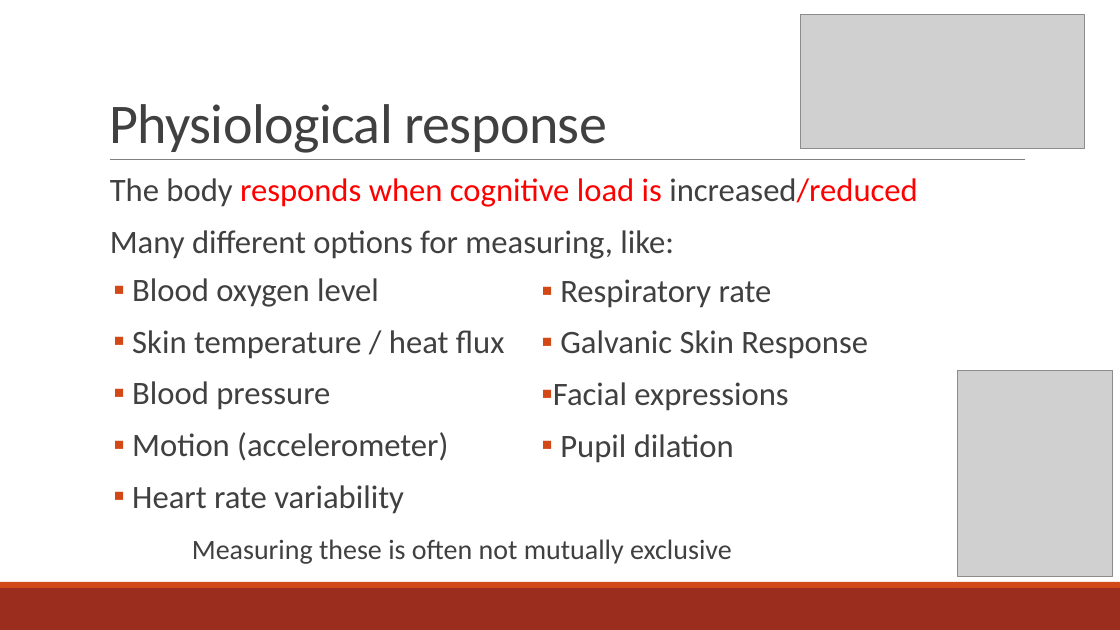
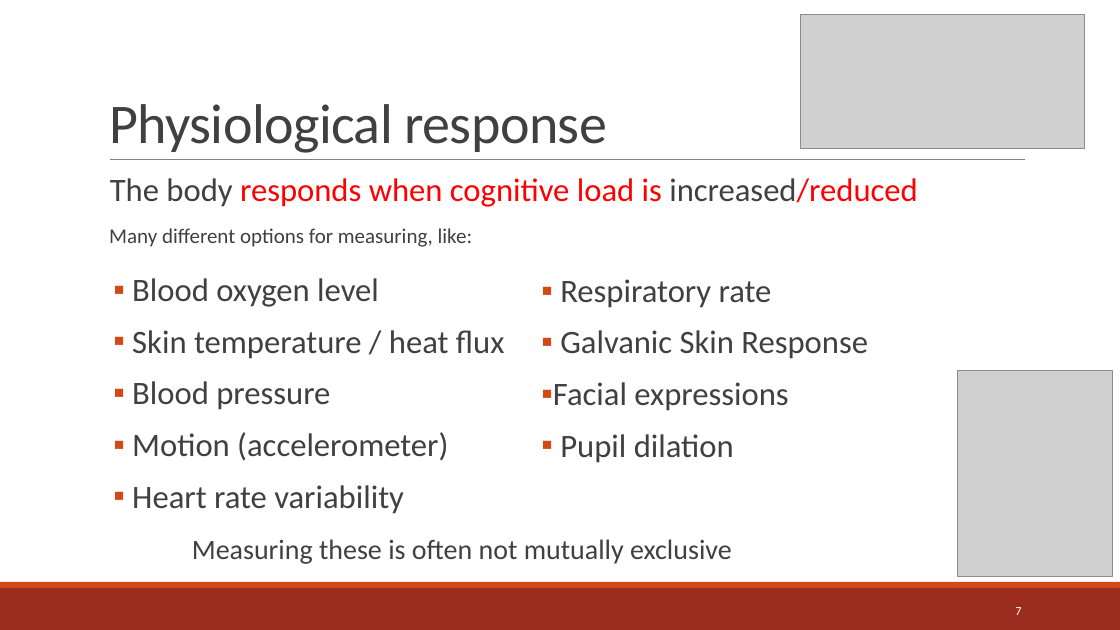
Before and after one commit to Rahazan/AI-BSc-Thesis, a slide deck: slide 7 of presentation/GSR Presentation.pptx (slide 5 before the commit). Drawn at 1120x630 pixels with LibreOffice and Linux fonts; fonts in the diff are those of the drawing; grey boxes stand for pictures. Boxes give left, top, right and bottom in pixels: in the first picture for what was removed or moved away, otherwise in the second. Text is boxed around its words. In the diff, an @@ line names an element or a change of style, - is before the commit and + after.

```diff
--- a/presentation/GSR Presentation.pptx
+++ b/presentation/GSR Presentation.pptx
@@ text at bbox=[109, 228, 473, 247]: size 28 to 18 pt in "Many different options for measuring, like:" @@
@@ page number added at bbox=[1015, 607, 1021, 615], 10.5 pt, text #FFFFFF @@
+7
```
Also in this commit, not shown: 32 other slides changed, 3 slides added, 1 other file.
